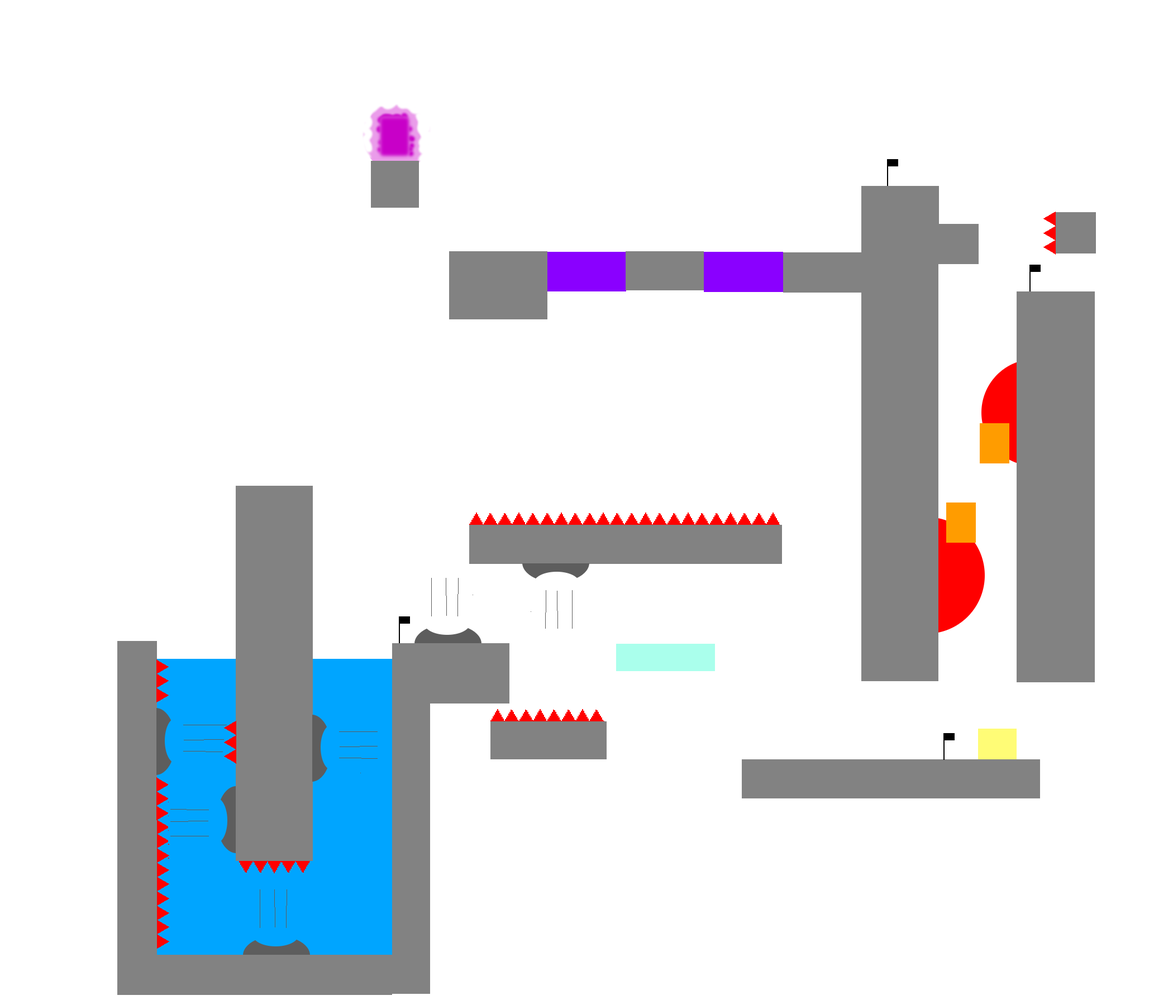
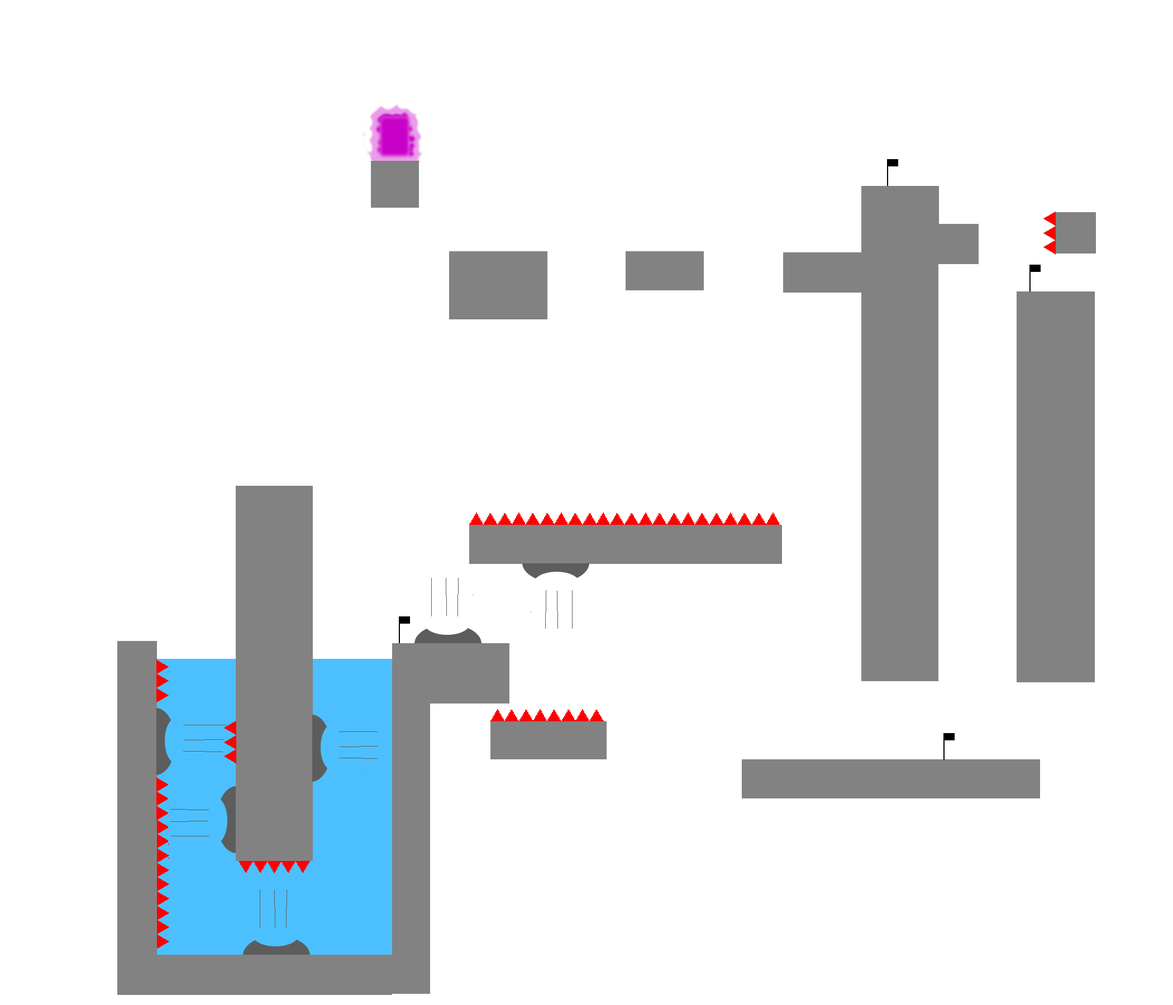
Layer changes from the first 1173 × 1005 image to the second:
painted on "Background" over (156, 659, 393, 956)
added layer "Background copy" (70%) above "Moving Platforms" over (156, 659, 393, 956)
hid "Moving Platforms" over (946, 423, 1010, 543)
hid "Interactives" over (547, 251, 1017, 760)
hid "saw template" over (938, 362, 1017, 633)
hid "White" over (156, 251, 1017, 956)
